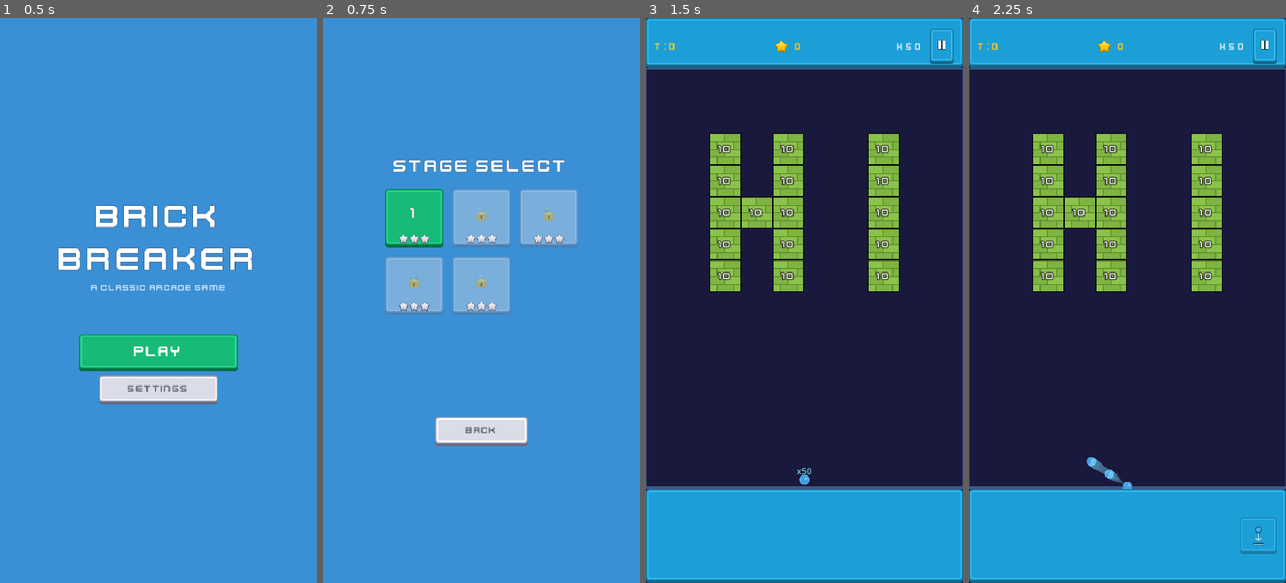
Above: before the commit, frames 1-4 (left to right).
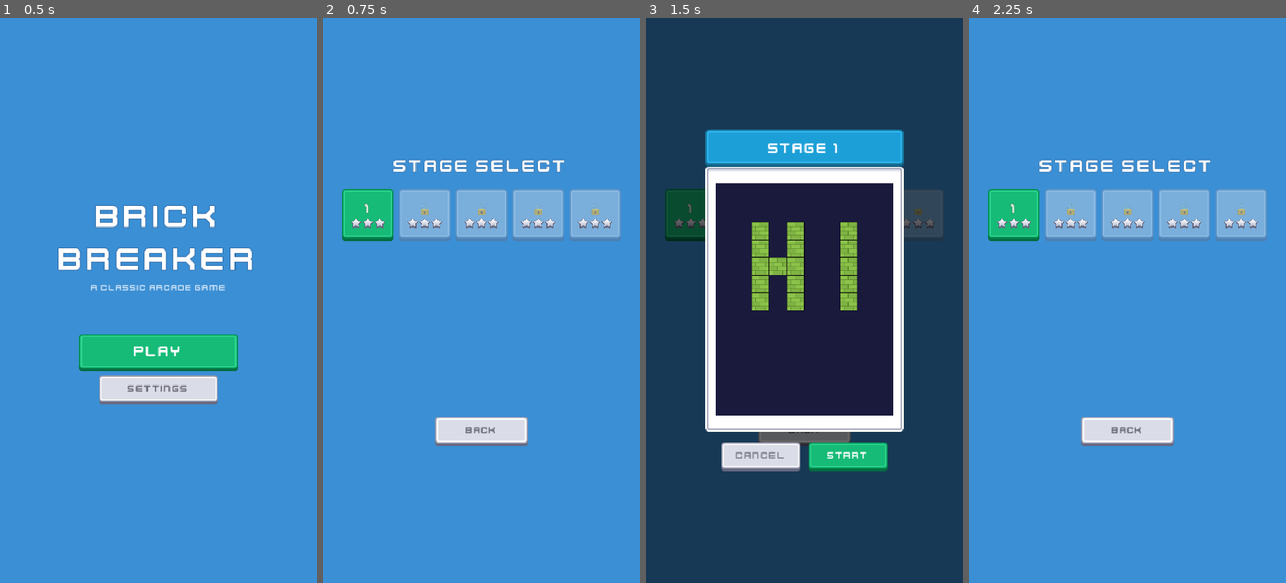
Above: after the commit, the same moments.

Repository: kenny-0114/brick-breaker
Game: Godot game, scene res://scenes/title_screen.tscn
Two runs of this game, one before a commit and one after it. Both use one fixed random seed, a clock stepped at 60 frames per second and the inputs below.
Inputs (mouse positions are in pixels of both pictures, inside the frame that each line leads up to; where the layout moved, square brackets give the same spot in the first picture):
- Up to frame 1 (0.5 s): no input
- Up to frame 2 (0.75 s): click "PLAY" at 0.5 s
- Up to frame 3 (1.5 s): click (690, 215) [737, 215] at 1.25 s
- Up to frame 4 (2.25 s): click (1083, 458) at 2 s, where only the run after the commit has a clickable "Cancel"

Frame 1 is identical in both runs. In frame 2, 10% of the frame differs, in the area x 6-94%, y 30-53%; in frame 3, 84%; in frame 4, 100%, in the area x 0-100%, y 0-100%.

Commit message:
추가: 스테이지 미리보기 팝업, 선택화면 5열 개선, 별 에셋 교체
- 스테이지 미리보기 팝업 신규 (SubViewport로 벽돌/아이템/슈터 축소 표시, HP·히트수 숨김)
- 스테이지 선택 5열 배치, 버튼 78x78, 별 위치 중앙 정렬
- 별 에셋 Kenney UI Pack Yellow/Grey로 교체 (128x120 고해상도)
- brick.gd setup/setup_triangle에 show_hp 파라미터 추가

Co-Authored-By: Claude Opus 4.6 (1M context) <noreply@anthropic.com>

Diff:
--- a/scenes/stage_select.tscn
+++ b/scenes/stage_select.tscn
@@ -1,8 +1,9 @@
-[gd_scene load_steps=5 format=3]
+[gd_scene load_steps=6 format=3]
 
 [ext_resource type="Script" path="res://scripts/stage_select.gd" id="1_stage"]
 [ext_resource type="FontFile" path="res://assets/fonts/Kenney Future.ttf" id="2_font"]
 [ext_resource type="Texture2D" path="res://assets/images/ui/btn_grey.png" id="3_btn_grey"]
+[ext_resource type="PackedScene" path="res://scenes/ui/stage_preview_popup.tscn" id="4_preview"]
 
 [sub_resource type="StyleBoxTexture" id="btn_back"]
 texture = ExtResource("3_btn_grey")
@@ -40,9 +41,9 @@
 anchor_top = 0.5
 anchor_right = 0.5
 anchor_bottom = 0.5
-offset_left = -180.0
+offset_left = -225.0
 offset_top = -220.0
-offset_right = 180.0
+offset_right = 225.0
 offset_bottom = 220.0
 grow_horizontal = 2
 grow_vertical = 2
@@ -63,9 +64,9 @@
 layout_mode = 2
 size_flags_horizontal = 4
 size_flags_vertical = 3
-columns = 3
-theme_override_constants/h_separation = 14
-theme_override_constants/v_separation = 14
+columns = 5
+theme_override_constants/h_separation = 8
+theme_override_constants/v_separation = 10
 
 [node name="BackButton" type="Button" parent="VBoxContainer"]
 layout_mode = 2
@@ -79,4 +80,6 @@
 theme_override_styles/pressed = SubResource("btn_back")
 text = "Back"
 
+[node name="StagePreviewPopup" parent="." instance=ExtResource("4_preview")]
+
 [connection signal="pressed" from="VBoxContainer/BackButton" to="." method="_on_back_pressed"]
--- /dev/null
+++ b/scenes/ui/stage_preview_popup.tscn
@@ -0,0 +1,222 @@
+[gd_scene load_steps=6 format=3]
+
+[ext_resource type="Script" path="res://scripts/stage_preview_popup.gd" id="1_script"]
+[ext_resource type="FontFile" path="res://assets/fonts/Kenney Future.ttf" id="2_font"]
+[ext_resource type="Texture2D" path="res://assets/images/ui/panel_bg.png" id="3_panel"]
+[ext_resource type="Texture2D" path="res://assets/images/ui/btn_blue.png" id="4_btn_blue"]
+[ext_resource type="Texture2D" path="res://assets/images/ui/btn_green.png" id="5_btn_green"]
+[ext_resource type="Texture2D" path="res://assets/images/ui/btn_grey.png" id="6_btn_grey"]
+
+[sub_resource type="StyleBoxTexture" id="header_style"]
+content_margin_left = 16.0
+content_margin_top = 6.0
+content_margin_right = 16.0
+content_margin_bottom = 6.0
+texture = ExtResource("4_btn_blue")
+texture_margin_left = 12.0
+texture_margin_top = 12.0
+texture_margin_right = 12.0
+texture_margin_bottom = 16.0
+
+[sub_resource type="StyleBoxTexture" id="body_style"]
+content_margin_left = 10.0
+content_margin_top = 10.0
+content_margin_right = 10.0
+content_margin_bottom = 10.0
+texture = ExtResource("3_panel")
+texture_margin_left = 12.0
+texture_margin_top = 12.0
+texture_margin_right = 12.0
+texture_margin_bottom = 12.0
+
+[sub_resource type="StyleBoxTexture" id="btn_start_style"]
+content_margin_left = 16.0
+content_margin_top = 8.0
+content_margin_right = 16.0
+content_margin_bottom = 12.0
+texture = ExtResource("5_btn_green")
+texture_margin_left = 12.0
+texture_margin_top = 12.0
+texture_margin_right = 12.0
+texture_margin_bottom = 16.0
+
+[sub_resource type="StyleBoxTexture" id="btn_start_hover"]
+content_margin_left = 16.0
+content_margin_top = 8.0
+content_margin_right = 16.0
+content_margin_bottom = 12.0
+texture = ExtResource("5_btn_green")
+texture_margin_left = 12.0
+texture_margin_top = 12.0
+texture_margin_right = 12.0
+texture_margin_bottom = 16.0
+modulate_color = Color(1.15, 1.15, 1.15, 1)
+
+[sub_resource type="StyleBoxTexture" id="btn_start_pressed"]
+content_margin_left = 16.0
+content_margin_top = 10.0
+content_margin_right = 16.0
+content_margin_bottom = 10.0
+texture = ExtResource("5_btn_green")
+texture_margin_left = 12.0
+texture_margin_top = 12.0
+texture_margin_right = 12.0
+texture_margin_bottom = 16.0
+modulate_color = Color(0.85, 0.85, 0.85, 1)
+
+[sub_resource type="StyleBoxTexture" id="btn_cancel_style"]
+content_margin_left = 16.0
+content_margin_top = 8.0
+content_margin_right = 16.0
+content_margin_bottom = 12.0
+texture = ExtResource("6_btn_grey")
+texture_margin_left = 12.0
+texture_margin_top = 12.0
+texture_margin_right = 12.0
+texture_margin_bottom = 16.0
+
+[sub_resource type="StyleBoxTexture" id="btn_cancel_hover"]
+content_margin_left = 16.0
+content_margin_top = 8.0
+content_margin_right = 16.0
+content_margin_bottom = 12.0
+texture = ExtResource("6_btn_grey")
+texture_margin_left = 12.0
+texture_margin_top = 12.0
+texture_margin_right = 12.0
+texture_margin_bottom = 16.0
+modulate_color = Color(1.15, 1.15, 1.15, 1)
+
+[sub_resource type="StyleBoxTexture" id="btn_cancel_pressed"]
+content_margin_left = 16.0
+content_margin_top = 10.0
+content_margin_right = 16.0
+content_margin_bottom = 10.0
+texture = ExtResource("6_btn_grey")
+texture_margin_left = 12.0
+texture_margin_top = 12.0
+texture_margin_right = 12.0
+texture_margin_bottom = 16.0
+modulate_color = Color(0.85, 0.85, 0.85, 1)
+
+[node name="StagePreviewPopup" type="CanvasLayer"]
+script = ExtResource("1_script")
+
+[node name="SubViewport" type="SubViewport" parent="."]
+transparent_bg = true
+size = Vector2i(480, 630)
+render_target_update_mode = 4
+
+[node name="PreviewBG" type="ColorRect" parent="SubViewport"]
+offset_right = 480.0
+offset_bottom = 630.0
+color = Color(0.1, 0.1, 0.24, 1)
+
+[node name="BrickContainer" type="Node2D" parent="SubViewport"]
+
+[node name="ItemContainer" type="Node2D" parent="SubViewport"]
+
+[node name="ShooterContainer" type="Node2D" parent="SubViewport"]
+
+[node name="Dimmer" type="ColorRect" parent="."]
+anchors_preset = 15
+anchor_right = 1.0
+anchor_bottom = 1.0
+grow_horizontal = 2
+grow_vertical = 2
+color = Color(0, 0, 0, 0.6)
+
+[node name="Root" type="Control" parent="."]
+layout_mode = 3
+anchors_preset = 15
+anchor_right = 1.0
+anchor_bottom = 1.0
+grow_horizontal = 2
+grow_vertical = 2
+
+[node name="CenterBox" type="VBoxContainer" parent="Root"]
+layout_mode = 1
+anchors_preset = 8
+anchor_left = 0.5
+anchor_top = 0.5
+anchor_right = 0.5
+anchor_bottom = 0.5
+offset_left = -150.0
+offset_top = -260.0
+offset_right = 150.0
+offset_bottom = 260.0
+grow_horizontal = 2
+grow_vertical = 2
+theme_override_constants/separation = 0
+alignment = 1
+
+[node name="HeaderPanel" type="Panel" parent="Root/CenterBox"]
+custom_minimum_size = Vector2(300, 56)
+layout_mode = 2
+theme_override_styles/panel = SubResource("header_style")
+
+[node name="TitleLabel" type="Label" parent="Root/CenterBox/HeaderPanel"]
+layout_mode = 1
+anchors_preset = 15
+anchor_right = 1.0
+anchor_bottom = 1.0
+grow_horizontal = 2
+grow_vertical = 2
+theme_override_colors/font_color = Color(1, 1, 1, 1)
+theme_override_fonts/font = ExtResource("2_font")
+theme_override_font_sizes/font_size = 22
+text = "STAGE 1"
+horizontal_alignment = 1
+vertical_alignment = 1
+
+[node name="BodyPanel" type="Panel" parent="Root/CenterBox"]
+custom_minimum_size = Vector2(300, 400)
+layout_mode = 2
+theme_override_styles/panel = SubResource("body_style")
+
+[node name="PreviewRect" type="TextureRect" parent="Root/CenterBox/BodyPanel"]
+layout_mode = 1
+anchors_preset = 8
+anchor_left = 0.5
+anchor_top = 0.5
+anchor_right = 0.5
+anchor_bottom = 0.5
+offset_left = -134.0
+offset_top = -176.0
+offset_right = 134.0
+offset_bottom = 176.0
+grow_horizontal = 2
+grow_vertical = 2
+expand_mode = 1
+stretch_mode = 6
+
+[node name="ButtonSpacer" type="Control" parent="Root/CenterBox"]
+custom_minimum_size = Vector2(0, 16)
+layout_mode = 2
+
+[node name="ButtonRow" type="HBoxContainer" parent="Root/CenterBox"]
+layout_mode = 2
+theme_override_constants/separation = 12
+alignment = 1
+
+[node name="CancelBtn" type="Button" parent="Root/CenterBox/ButtonRow"]
+custom_minimum_size = Vector2(120, 44)
+layout_mode = 2
+theme_override_fonts/font = ExtResource("2_font")
+theme_override_font_sizes/font_size = 15
+theme_override_colors/font_color = Color(0.5, 0.5, 0.55, 1)
+theme_override_styles/normal = SubResource("btn_cancel_style")
+theme_override_styles/hover = SubResource("btn_cancel_hover")
+theme_override_styles/pressed = SubResource("btn_cancel_pressed")
+text = "Cancel"
+
+[node name="StartBtn" type="Button" parent="Root/CenterBox/ButtonRow"]
+custom_minimum_size = Vector2(120, 44)
+layout_mode = 2
+theme_override_fonts/font = ExtResource("2_font")
+theme_override_font_sizes/font_size = 15
+theme_override_colors/font_color = Color(1, 1, 1, 1)
+theme_override_styles/normal = SubResource("btn_start_style")
+theme_override_styles/hover = SubResource("btn_start_hover")
+theme_override_styles/pressed = SubResource("btn_start_pressed")
+text = "Start"
--- a/scripts/objects/brick.gd
+++ b/scripts/objects/brick.gd
@@ -63,7 +63,7 @@
 
 
 # 사각형 벽돌 초기화.
-func setup(brick_hp: int, cell_size: Vector2) -> void:
+func setup(brick_hp: int, cell_size: Vector2, show_hp: bool = true) -> void:
 	hp = brick_hp
 	_is_triangle = false
 	_add_outline(cell_size)
@@ -73,7 +73,10 @@
 		hp_label.visible = false
 	else:
 		_update_color_by_hp()
-		_update_hp_label()
+		if show_hp:
+			_update_hp_label()
+		else:
+			hp_label.visible = false
 	# 아이템이 있으면 아이템 상자 외형으로 교체한다.
 	if item != "":
 		_setup_item_box(cell_size)
@@ -81,7 +84,7 @@
 
 # 직각삼각형 벽돌 초기화. cell_size로 크기를 맞추고 dir로 방향을 정한다.
 # 타일 텍스처를 삼각형 형태로 UV 매핑하여 벽돌무늬를 표현한다.
-func setup_triangle(brick_hp: int, dir: int, cell_size: Vector2) -> void:
+func setup_triangle(brick_hp: int, dir: int, cell_size: Vector2, show_hp: bool = true) -> void:
 	hp = brick_hp
 	_is_triangle = true
 	# 사각형 스프라이트와 충돌체를 제거한다.
@@ -147,7 +150,10 @@
 		hp_label.visible = false
 	else:
 		_update_color_by_hp()
-		_update_hp_label()
+		if show_hp:
+			_update_hp_label()
+		else:
+			hp_label.visible = false
 
 
 # 공에 맞았을 때 호출된다. 이중 파괴 방지를 위해 플래그로 보호한다.
--- /dev/null
+++ b/scripts/stage_preview_popup.gd
@@ -0,0 +1,160 @@
+# scripts/stage_preview_popup.gd
+# 스테이지 미리보기 팝업. SubViewport에 레벨을 로드하여 축소 표시한다.
+extends CanvasLayer
+
+signal start_pressed(level: int)
+signal cancel_pressed
+
+const BRICK_SCENE := preload("res://scenes/objects/brick.tscn")
+const BALL_ITEM_SCENE := preload("res://scenes/objects/ball_item.tscn")
+const LASER_SHOOTER_SCENE := preload("res://scenes/objects/laser_shooter.tscn")
+const GRID_COLS := 10
+const INITIAL_BOTTOM_ROW := 6
+const PREVIEW_TOP_OFFSET := 10.0
+
+var _selected_level: int = 0
+
+@onready var sub_viewport: SubViewport = $SubViewport
+@onready var preview_rect: TextureRect = $Root/CenterBox/BodyPanel/PreviewRect
+@onready var title_label: Label = $Root/CenterBox/HeaderPanel/TitleLabel
+@onready var start_btn: Button = $Root/CenterBox/ButtonRow/StartBtn
+@onready var cancel_btn: Button = $Root/CenterBox/ButtonRow/CancelBtn
+@onready var brick_container: Node2D = $SubViewport/BrickContainer
+@onready var item_container: Node2D = $SubViewport/ItemContainer
+@onready var shooter_container: Node2D = $SubViewport/ShooterContainer
+@onready var dimmer: ColorRect = $Dimmer
+
+
+func _ready() -> void:
+	start_btn.pressed.connect(_on_start_pressed)
+	cancel_btn.pressed.connect(_on_cancel_pressed)
+	preview_rect.texture = sub_viewport.get_texture()
+	visible = false
+
+
+# 미리보기 팝업을 표시한다. 레벨 데이터를 로드하여 SubViewport에 렌더링한다.
+func show_preview(level: int) -> void:
+	_selected_level = level
+	title_label.text = "STAGE %d" % level
+	_clear_containers()
+	_load_preview(level)
+	visible = true
+	# SubViewport 렌더링을 위해 한 프레임 대기 후 갱신
+	await get_tree().process_frame
+	sub_viewport.render_target_update_mode = SubViewport.UPDATE_ONCE
+
+
+# 미리보기 팝업을 닫는다.
+func hide_preview() -> void:
+	visible = false
+	_clear_containers()
+
+
+# 모든 컨테이너의 자식 노드를 제거한다.
+func _clear_containers() -> void:
+	for child in brick_container.get_children():
+		child.queue_free()
+	for child in item_container.get_children():
+		child.queue_free()
+	for child in shooter_container.get_children():
+		child.queue_free()
+
+
+# 레벨 JSON을 읽어 벽돌/아이템/슈터를 SubViewport에 배치한다. HP 라벨은 숨긴다.
+func _load_preview(level: int) -> void:
+	var path := "res://data/levels/level_%d.json" % level
+	var file := FileAccess.open(path, FileAccess.READ)
+	if file == null:
+		push_error("StagePreviewPopup: 레벨 파일을 찾을 수 없습니다: %s" % path)
+		return
+	var json := JSON.new()
+	var err := json.parse(file.get_as_text())
+	if err != OK:
+		push_error("StagePreviewPopup: JSON 파싱 실패: %s" % json.get_error_message())
+		return
+	var data: Dictionary = json.data
+
+	# 셀 크기 계산 (SubViewport 너비 기준)
+	var viewport_width: float = sub_viewport.size.x
+	var cell_width: float = viewport_width / GRID_COLS
+	var cell_height: float = cell_width
+	var cell_size := Vector2(cell_width, cell_height)
+
+	# 배치 데이터 파싱
+	var bricks_array: Array = data.get("bricks", []) as Array
+	var items_array: Array = data.get("ball_items", []) as Array
+	var shooters_array: Array = data.get("laser_shooters", []) as Array
+
+	# 최하단 row 기준 오프셋 계산 (게임과 동일한 로직)
+	var max_row := 0
+	for brick_d: Dictionary in bricks_array:
+		max_row = maxi(max_row, int(brick_d["row"]))
+	for item_d: Dictionary in items_array:
+		max_row = maxi(max_row, int(item_d["row"]))
+	for shooter_d: Dictionary in shooters_array:
+		max_row = maxi(max_row, int(shooter_d["row"]))
+	var row_offset: int = maxi(0, max_row - INITIAL_BOTTOM_ROW)
+
+	# 벽돌 배치 (HP 라벨 숨김)
+	for brick_data: Dictionary in bricks_array:
+		var brick: StaticBody2D = BRICK_SCENE.instantiate()
+		var row: int = int(brick_data["row"])
+		var col: int = int(brick_data["col"])
+		var hp: int = int(brick_data["hp"])
+		var brick_type: String = str(brick_data.get("type", "rect"))
+		brick.position = Vector2(
+			(col + 0.5) * cell_width,
+			PREVIEW_TOP_OFFSET + (row - row_offset + 0.5) * cell_height
+		)
+		var item_type: String = str(brick_data.get("item", ""))
+		brick.item = item_type
+		brick_container.add_child(brick)
+		if brick_type == "tri":
+			var dir: int = int(brick_data.get("dir", 0))
+			brick.setup_triangle(hp, dir, cell_size, false)
+		else:
+			var tex_size: Vector2 = brick.sprite.texture.get_size()
+			brick.sprite.scale = Vector2(cell_width / tex_size.x, cell_height / tex_size.y)
+			var col_shape: CollisionShape2D = brick.get_node("CollisionShape2D")
+			col_shape.shape = col_shape.shape.duplicate()
+			col_shape.shape.size = Vector2(cell_width, cell_height)
+			brick.setup(hp, cell_size, false)
+
+	# 공 아이템 배치
+	for item_data: Dictionary in items_array:
+		var item: Area2D = BALL_ITEM_SCENE.instantiate()
+		var row: int = int(item_data["row"])
+		var col: int = int(item_data["col"])
+		item.position = Vector2(
+			(col + 0.5) * cell_width,
+			PREVIEW_TOP_OFFSET + (row - row_offset + 0.5) * cell_height
+		)
+		item_container.add_child(item)
+
+	# 레이저 슈터 배치
+	for shooter_data: Dictionary in shooters_array:
+		var shooter: Area2D = LASER_SHOOTER_SCENE.instantiate()
+		var row: int = int(shooter_data["row"])
+		var col: int = int(shooter_data["col"])
+		var shooter_uses: int = int(shooter_data.get("uses", 10))
+		var shooter_damage: int = int(shooter_data.get("damage", 1))
+		var shooter_dirs: Array = shooter_data.get("dirs", [0]) as Array
+		shooter.position = Vector2(
+			(col + 0.5) * cell_width,
+			PREVIEW_TOP_OFFSET + (row - row_offset + 0.5) * cell_height
+		)
+		shooter_container.add_child(shooter)
+		shooter.setup(shooter_uses, shooter_damage, shooter_dirs, cell_size, brick_container)
+		# 미리보기에서는 히트수 라벨을 숨긴다
+		shooter.uses_label.visible = false
+
+
+func _on_start_pressed() -> void:
+	SoundManager.play_sfx(SoundManager.sfx_click)
+	start_pressed.emit(_selected_level)
+
+
+func _on_cancel_pressed() -> void:
+	SoundManager.play_sfx(SoundManager.sfx_click)
+	hide_preview()
+	cancel_pressed.emit()
--- a/scripts/stage_select.gd
+++ b/scripts/stage_select.gd
@@ -4,15 +4,18 @@
 
 const TOTAL_LEVELS := 5
 
-var star_tex := preload("res://assets/images/ui/star.png")
-var star_outline_tex := preload("res://assets/images/ui/star_grey.png")
+var star_tex := preload("res://assets/images/ui/star_yellow.png")
+var star_outline_tex := preload("res://assets/images/ui/star_grey_new.png")
 var _font := preload("res://assets/fonts/Kenney Future.ttf")
 
 @onready var stage_grid: GridContainer = $VBoxContainer/StageGrid
+@onready var preview_popup: CanvasLayer = $StagePreviewPopup
 
 
 func _ready() -> void:
 	_build_stage_buttons()
+	preview_popup.start_pressed.connect(_on_preview_start)
+	preview_popup.visible = false
 
 
 # 스테이지 버튼을 동적으로 생성한다.
@@ -52,7 +55,7 @@
 
 	# 버튼 — 정사각형 고정 크기, 내부 컨텐츠를 직접 배치
 	var btn := Button.new()
-	btn.custom_minimum_size = Vector2(88, 88)
+	btn.custom_minimum_size = Vector2(78, 78)
 	# 버튼 텍스트 비우고 내부에 레이아웃 배치
 	btn.text = ""
 	if is_unlocked:
@@ -68,10 +71,10 @@
 	# 버튼 내부 레이아웃 (숫자 + 별) — 버튼 영역 안에 패딩 적용
 	var margin := MarginContainer.new()
 	margin.set_anchors_preset(Control.PRESET_FULL_RECT)
-	margin.add_theme_constant_override("margin_left", 6)
-	margin.add_theme_constant_override("margin_right", 6)
-	margin.add_theme_constant_override("margin_top", 6)
-	margin.add_theme_constant_override("margin_bottom", 6)
+	margin.add_theme_constant_override("margin_left", 4)
+	margin.add_theme_constant_override("margin_right", 4)
+	margin.add_theme_constant_override("margin_top", 4)
+	margin.add_theme_constant_override("margin_bottom", 4)
 	margin.mouse_filter = Control.MOUSE_FILTER_IGNORE
 
 	var inner := VBoxContainer.new()
@@ -82,10 +85,10 @@
 	# 숫자 라벨
 	var num_label := Label.new()
 	num_label.horizontal_alignment = HORIZONTAL_ALIGNMENT_CENTER
-	num_label.size_flags_vertical = Control.SIZE_EXPAND_FILL
+	num_label.size_flags_vertical = Control.SIZE_SHRINK_CENTER
 	num_label.vertical_alignment = VERTICAL_ALIGNMENT_CENTER
 	num_label.add_theme_font_override("font", _font)
-	num_label.add_theme_font_size_override("font_size", 24)
+	num_label.add_theme_font_size_override("font_size", 20)
 	num_label.mouse_filter = Control.MOUSE_FILTER_IGNORE
 	if is_unlocked:
 		num_label.text = str(level)
@@ -108,8 +111,8 @@
 		tex_rect.texture = star_tex if j < earned_stars else star_outline_tex
 		tex_rect.expand_mode = TextureRect.EXPAND_IGNORE_SIZE
 		tex_rect.stretch_mode = TextureRect.STRETCH_KEEP_ASPECT_CENTERED
-		tex_rect.custom_minimum_size = Vector2(14, 14)
-		tex_rect.size = Vector2(14, 14)
+		tex_rect.custom_minimum_size = Vector2(16, 16)
+		tex_rect.size = Vector2(16, 16)
 		tex_rect.mouse_filter = Control.MOUSE_FILTER_IGNORE
 		stars_hbox.add_child(tex_rect)
 	inner.add_child(stars_hbox)
@@ -119,8 +122,14 @@
 	return btn
 
 
+# 스테이지 버튼 클릭 시 미리보기 팝업을 표시한다.
 func _on_stage_selected(level: int) -> void:
 	SoundManager.play_sfx(SoundManager.sfx_click)
+	preview_popup.show_preview(level)
+
+
+# 미리보기에서 시작 버튼을 누르면 게임에 진입한다.
+func _on_preview_start(level: int) -> void:
 	GameManager.current_level = level
 	get_tree().change_scene_to_file("res://scenes/turn_game_scene.tscn")
 
Binary file added: assets/images/ui/star_grey_new.png
Not shown, added: assets/images/ui/star_grey_new.png.import
Binary file added: assets/images/ui/star_yellow.png
Not shown, added: assets/images/ui/star_yellow.png.import
Not shown, added: scripts/stage_preview_popup.gd.uid
Not shown, removed: .claude/skills/godot-gdscript-patterns/SKILL.md
Not shown, removed: .claude/skills/godot-gdscript-patterns/references/advanced-patterns.md
